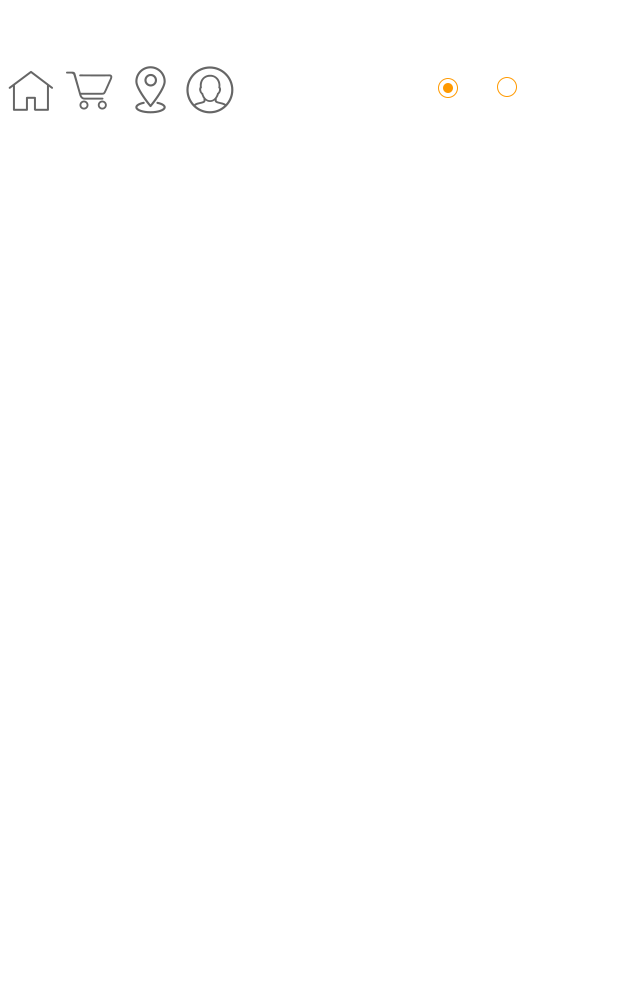
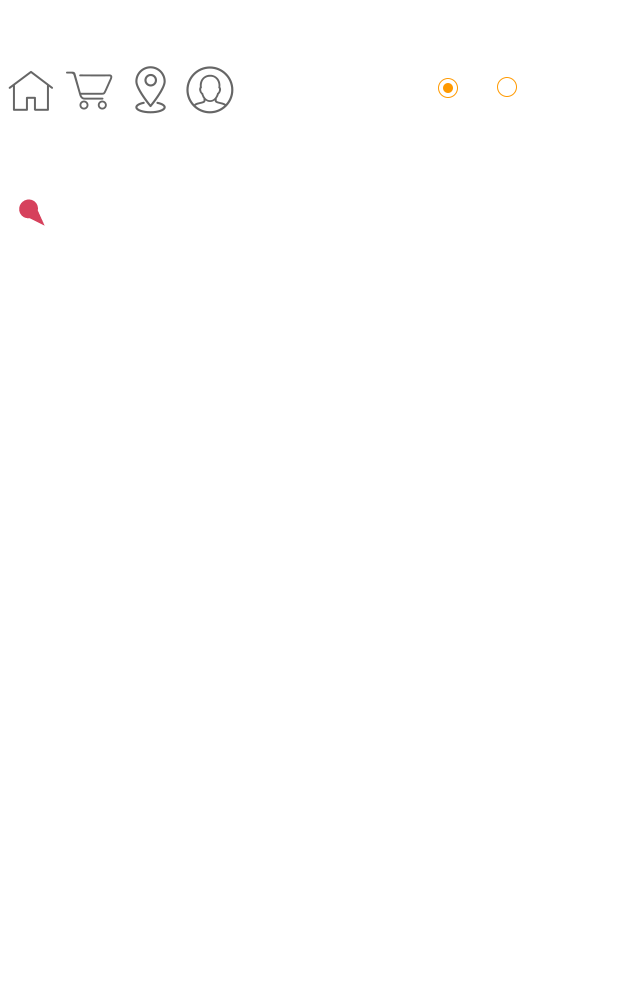
Two versions of the same layered image (640×1000). Layer-by-layer changes:
added layer "图层 3" above "图层 2" over [19, 199, 45, 226]
